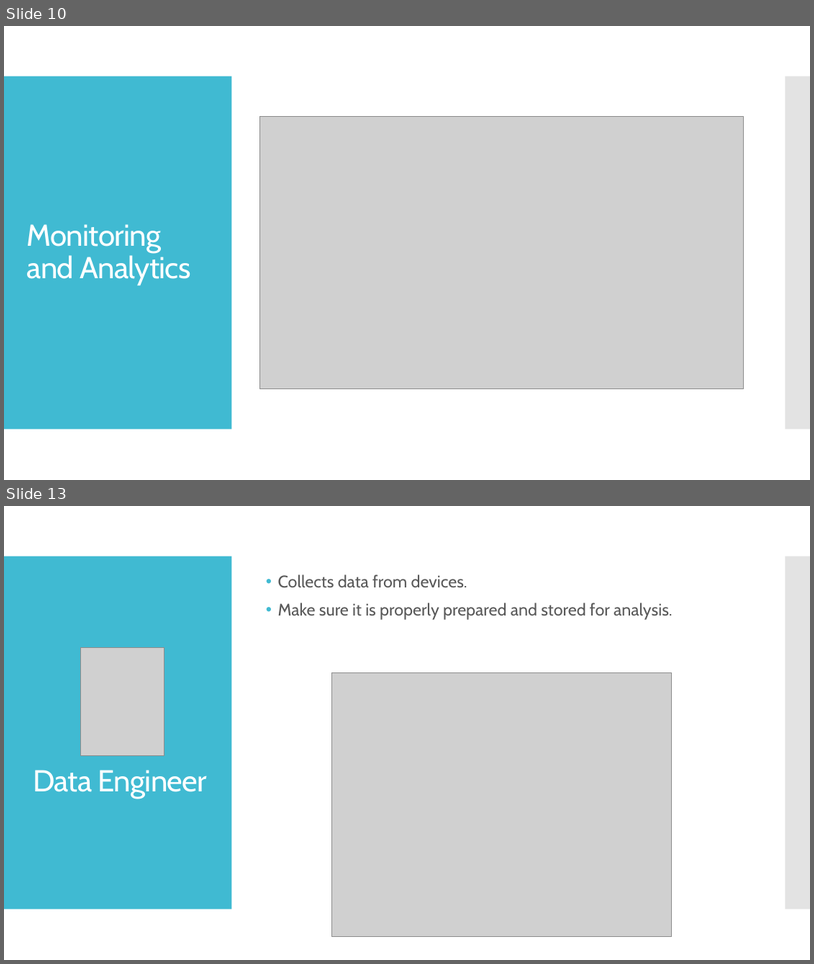
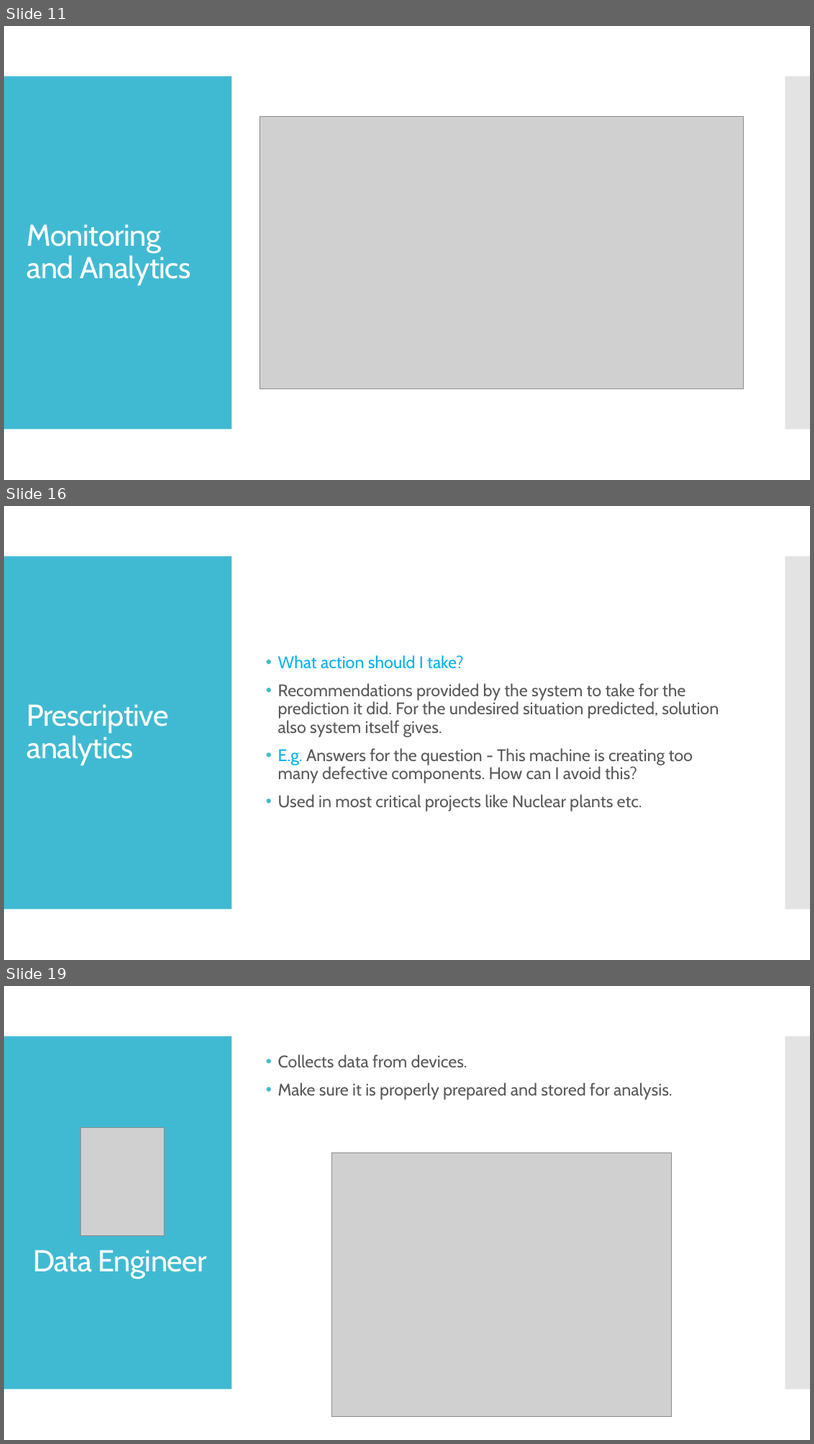
Before and after one commit to dinesarun/common, a slide deck: sessions/ChennaiAzureUserGroup/Databricks_IOT_Analytics/IOT-ML-Azure.pptx. Shown one above the other, each under a label of ours: slides 10 and 13 before the commit, slides 11, 16 and 19 after it; the slides between them are not shown. The pictures are 814x964 and 814x1444 pixels, drawn with LibreOffice and Linux fonts; fonts in the diff are those of the drawing; grey boxes stand for pictures. Boxes give left, top, right and bottom in pixels: in the first picture for what was removed or moved away, otherwise in the second. Text is boxed around its words. In the diff, an @@ line names an element or a change of style, - is before the commit and + after.

```diff
--- a/sessions/ChennaiAzureUserGroup/Databricks_IOT_Analytics/IOT-ML-Azure.pptx
+++ b/sessions/ChennaiAzureUserGroup/Databricks_IOT_Analytics/IOT-ML-Azure.pptx
@@ slide 16 added at (4,506,810,960), background #FFFFFF; not listed: 2 template elements that a slide beside it also shows @@
@@ text added at (278,655,719,811), 20 pt, text #595959 @@
+• What action should I take?
+• Recommendations provided by the system to take for the prediction it did. For the undesired situation predicted, solution also system itself gives.
+• E.g. Answers for the question - This machine is creating too many defective components. How can I avoid this?
+• Used in most critical projects like Nuclear plants etc.
@@ title added at (27,704,169,765), 36 pt, text #FFFFFF @@
+Prescriptive analytics
@@ what was slide 10 is now slide 11 @@
@@ what was slide 13 is now slide 19 @@
```
Also in this commit, not shown: 11 slides changed, 9 other slides added, 2 slides removed.
